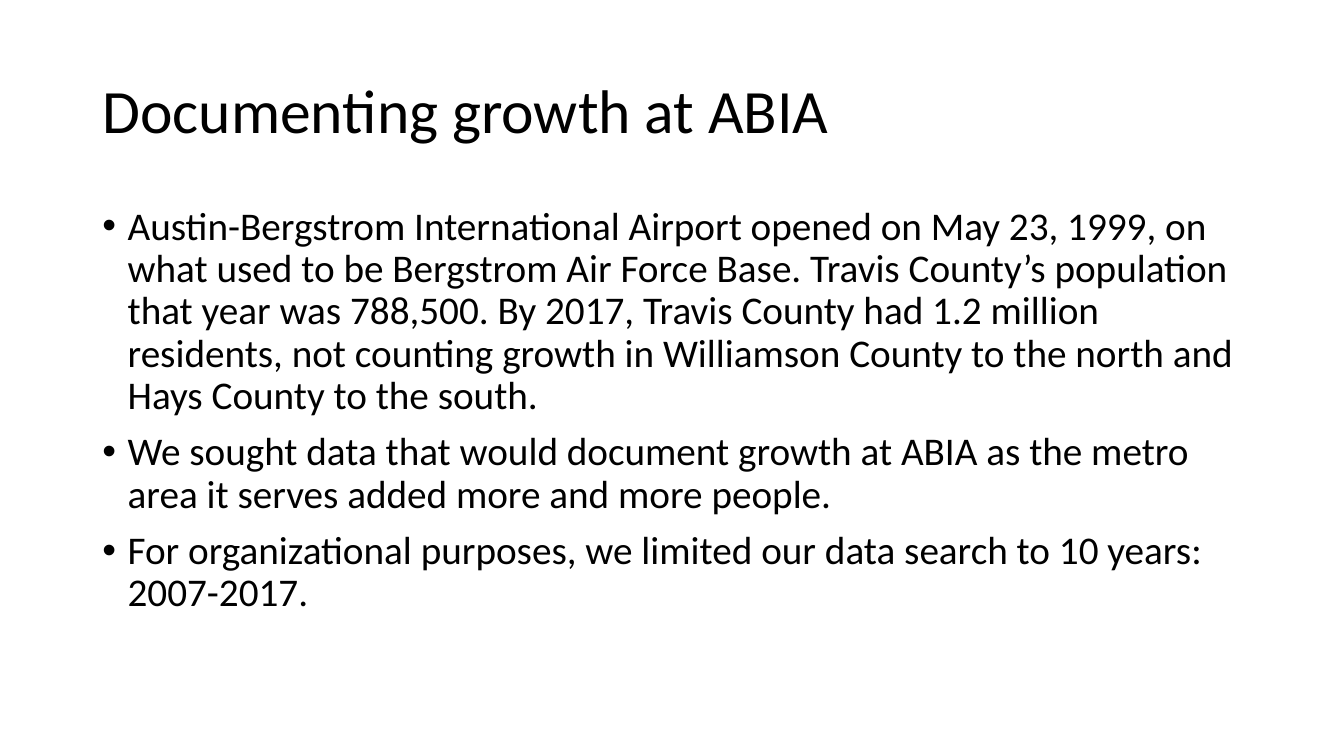
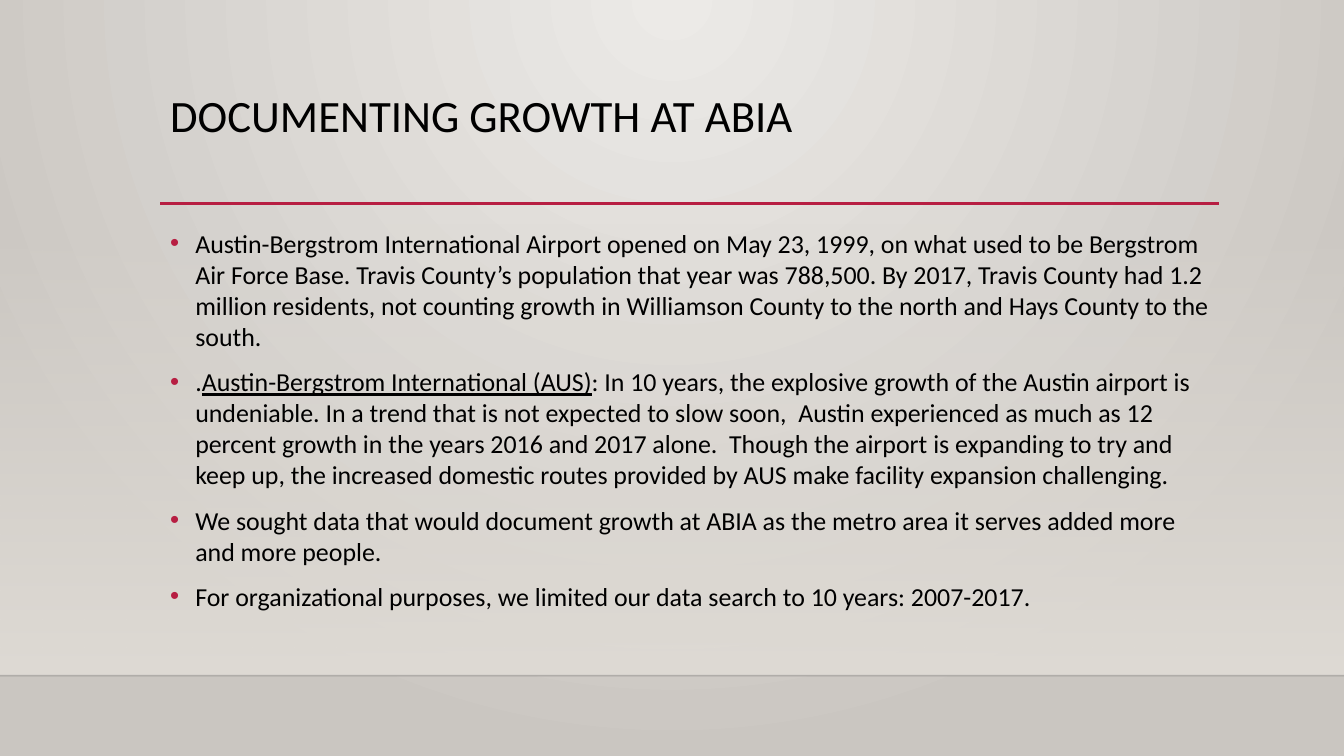
Before and after one commit to ddcruz/project-1, a slide deck: slide 2 of resources/documents/ABIA presentation.pptx. Drawn at 1344x756 pixels with LibreOffice and Linux fonts; fonts in the diff are those of the drawing; background and template pictures are left out. Boxes give left, top, right and bottom in pixels: in the first picture for what was removed or moved away, otherwise in the second. Text is boxed around its words. In the diff, an @@ line names an element or a change of style, - is before the commit and + after.

```diff
--- a/resources/documents/ABIA presentation.pptx
+++ b/resources/documents/ABIA presentation.pptx
@@ background #FFFFFF to gradient #ECEAE7 to #CAC7C1 @@
@@ title "DOCUMENTING GROWTH AT ABIA" at <box>170,103,792,133</box>: vertical alignment middle to top @@
@@ title at <box>170,103,792,133</box>: text changed; size 44 to 32 pt @@
-Documenting growth at ABIA
+DOCUMENTING GROWTH AT ABIA
@@ line added from (160, 204) to (1220, 204), #B71E42 2.5 pt @@
@@ rectangle added at <box>0,223,1344,676</box>, fill gradient #DFDBD5 @@
@@ text "Austin-Bergstrom International Airport opened on ...": place and size @@
-text "Austin-Bergstrom International Airport opened on ..." at <box>128,212,1233,607</box>
+text "Austin-Bergstrom International Airport opened on ..." at <box>195,235,1208,611</box>
@@ text at <box>195,235,1208,611</box>: size 28 to 18.5 pt in "Austin-Bergstrom International Airport opened on May 23, ...", "We sought data that would document growth ...", "For organizational purposes, we limited our data ..."; line spacing 0.9 to 1 @@
@@ text at <box>195,372,1190,489</box>: paragraph added @@
+• .Austin-Bergstrom International (AUS): In 10 years, the explosive growth of the Austin airport is undeniable. In a trend that is not expected to slow soon, Austin experienced as much as 12 percent growth in the years 2016 and 2017 alone. Though the airport is expanding to try and keep up, the increased domestic routes provided by AUS make facility expansion challenging.
@@ line added from (0, 676) to (1344, 676), #000001 1 pt @@
```
Also in this commit, not shown: 7 other slides changed, 2 slides added, 1 other file.
